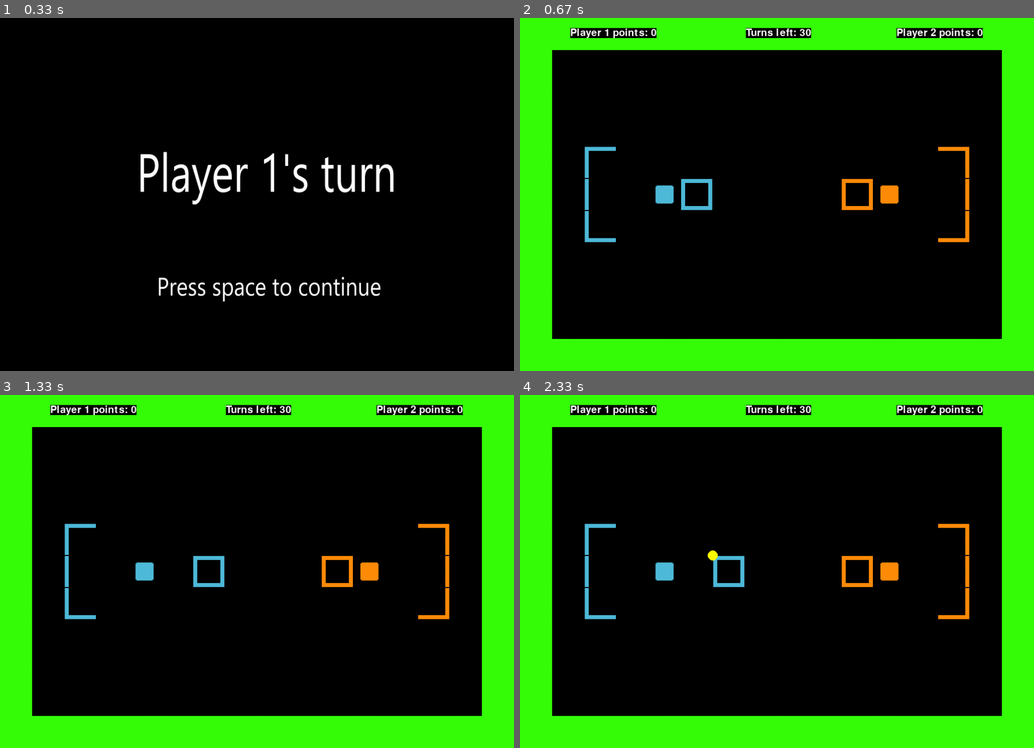
Above: before the commit, frames 1-4 (two rows, left to right).
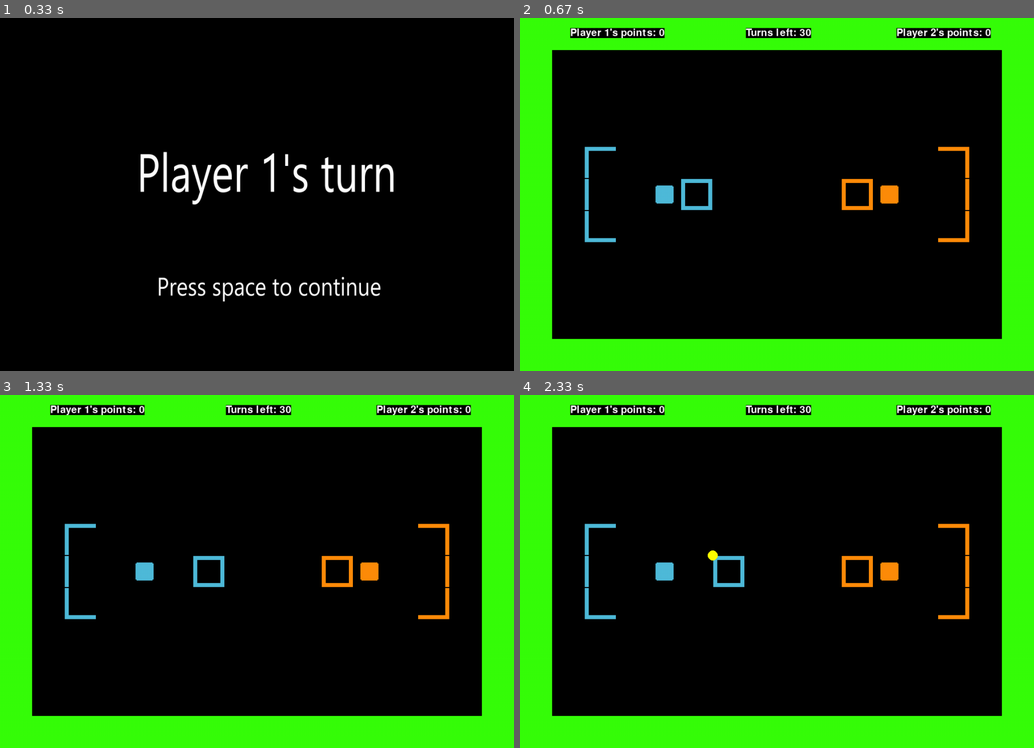
Above: after the commit, the same moments.

Repository: Robomarti/harjoitustyo
Game: pygame game, started from src/index.py
Same seed, same stepped clock (60 frames per second), same inputs: the game is played once before the commit and once after it.
Inputs (mouse positions are in pixels of both pictures, inside the frame that each line leads up to):
- Up to frame 1 (0.33 s): no input
- Up to frame 2 (0.67 s): tap Space at 0.33 s
- Up to frame 3 (1.33 s): hold Right 0.67-1.13 s; hold Up from 1.17 s (still down)
- Up to frame 4 (2.33 s): release Up at 1.47 s; hold Right 1.5-1.97 s; click (941, 560) at 2.05 s

Frame 1 is identical in both runs. In frame 2, 0.4% of the frame differs, in the area x 17-92%, y 2-6%; in frame 3, 0.4%; in frame 4, 0.4%.

Commit message:
Alustava loppupalautus

Diff:
--- a/src/pygame_essentials/renderer.py
+++ b/src/pygame_essentials/renderer.py
@@ -1,5 +1,6 @@
 import pygame
 import ui.uiLayer
+import services.settings
 
 
 class Renderer:
@@ -26,6 +27,8 @@
         self._level = level
         self._p1_projectile = p1_projectile
         self._p2_projectile = p2_projectile
+        self._p1_name = services.settings.PLAYER1_NAME
+        self._p2_name = services.settings.PLAYER2_NAME
 
     def render_game(self, turns, player_one, player_two):
         """Draws the projectiles, sprites under the all_sprites group, and the text on the screen.
@@ -43,9 +46,9 @@
         pygame.draw.circle(self._display, self._p2_projectile.color,
                            self._p2_projectile.location, self._p2_projectile.radius)
         ui.uiLayer.showText("Turns left: " + str(turns), 20, 450)
-        ui.uiLayer.showText("Player 1 points: " +
+        ui.uiLayer.showText(str(self._p1_name) + "'s points: " +
                             str(player_one.points), 20, 100)
-        ui.uiLayer.showText("Player 2 points: " +
+        ui.uiLayer.showText(str(self._p2_name) + "'s points: " +
                             str(player_two.points), 20, 750)
         pygame.display.update()
 
--- a/src/services/settings.py
+++ b/src/services/settings.py
@@ -2,6 +2,10 @@
 Changing the attributes is not tested, and if changed incorrectly it might result in
 the game crashing. If you can not remember the correct format for this file,
 please download it again from the github page.
+
+FPS, TILESIZE and TURNS should be integers.
+Players' names should be in string format, so inside quotation marks.
+MAP should be a matrix, so lists inside of a list.
 
 Attributes:
     FPS: Indicates how many times in a frame the game updates. Both the
@@ -10,11 +14,16 @@
     is. All images in the folder must be the same size.
     TURNS: Tells how many turns the game should have.
     MAP: A layout of the games arena.
+    PLAYER1_NAME: Customizable name for the first player.
+    PLAYER1_NAME: Customizable name for the second player.
 """
 
 FPS = 60
 TILESIZE = 64
 TURNS = 30
+
+PLAYER1_NAME = "Player 1"
+PLAYER2_NAME = "Player 2"
 
 MAP = [
     ["x", "x", "x", "x", "x", "x", "x", "x",
--- a/src/sprites/player.py
+++ b/src/sprites/player.py
@@ -8,6 +8,7 @@
         p1orp2: Tells which player this instance represents.
         image: A reference to the image file for the player.
         opponent_num: Tells which player this instance does not represent.
+        name: The name of the player. This is displayed to the screen.
         rect: A reference to the pygame object responsible for storing rectangular coordinates.
         pos: The current location in an array form.
         real_pos: Saved position of where the player was before making their move.
Not shown, changed: dokumentaatio/changelog.md
Not shown, changed: dokumentaatio/kayttoohje.md
Not shown, changed: dokumentaatio/tyoaikakirjanpito.md
Not shown, changed: dokumentaatio/vaatimusmaarittely.md
